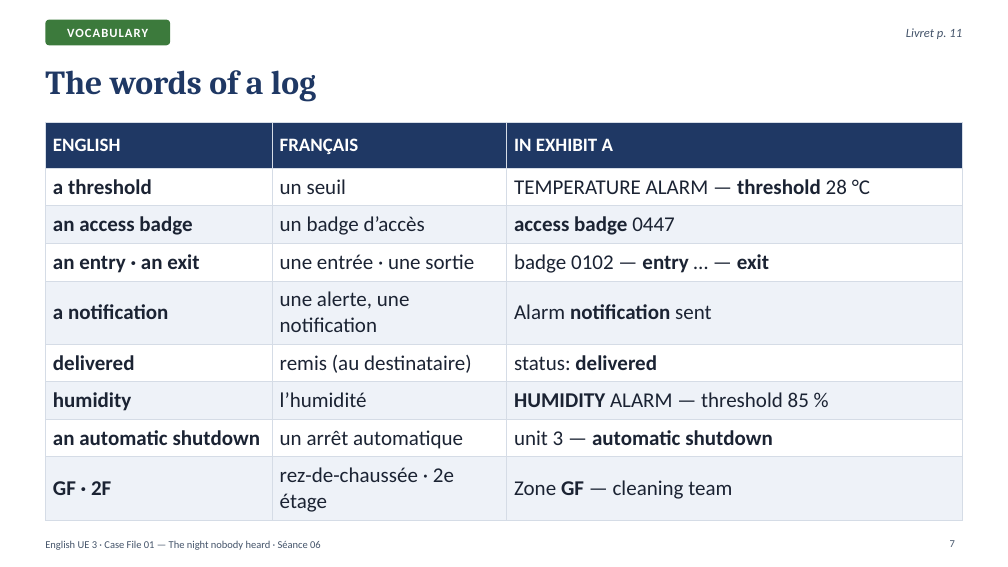
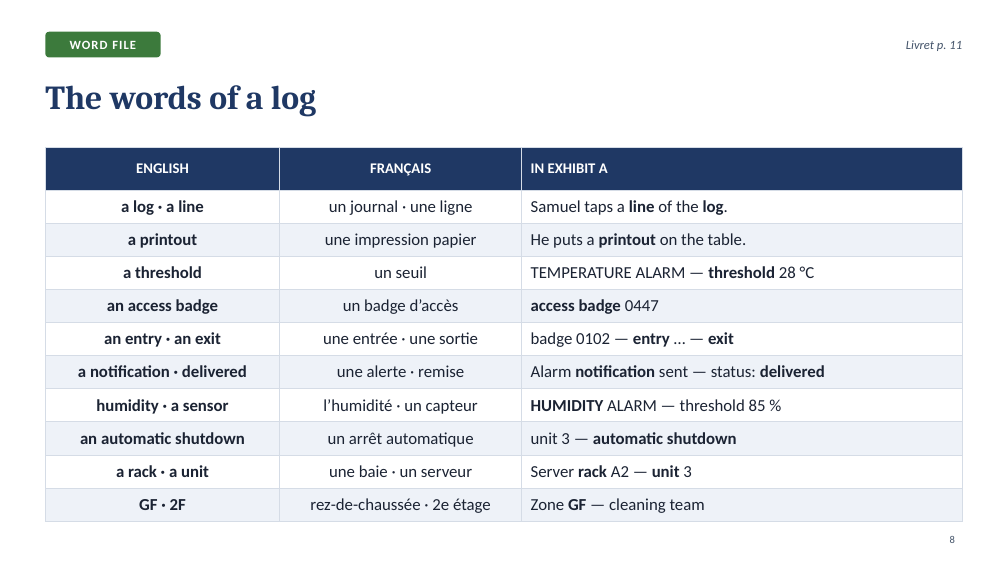
Before and after one commit to ajouniaux/talenleren, a slide deck: slide 8 of powerpoints/Seance_06_Scene3_The_log.pptx (slide 7 before the commit). Drawn at 1008x567 pixels with LibreOffice and Linux fonts; fonts in the diff are those of the drawing. Boxes give left, top, right and bottom in pixels: in the first picture for what was removed or moved away, otherwise in the second. Text is boxed around its words. In the diff, an @@ line names an element or a change of style, - is before the commit and + after.

```diff
--- a/powerpoints/Seance_06_Scene3_The_log.pptx
+++ b/powerpoints/Seance_06_Scene3_The_log.pptx
@@ rounded rectangle removed at box(45, 20, 170, 45) @@
-VOCABULARY
@@ rounded rectangle added at box(45, 32, 160, 57), fill #3C7A3C, 12 pt, text #FFFFFF, bold @@
+WORD FILE
@@ text "Livret p. 11": place and size @@
-text "Livret p. 11" at box(906, 28, 962, 39)
+text "Livret p. 11" at box(906, 40, 962, 51)
@@ title "The words of a log": place and size @@
-title "The words of a log" at box(45, 70, 316, 102)
+title "The words of a log" at box(45, 85, 316, 117)
@@ table at box(45, 147, 963, 517) @@
+row 2: a log · a line | un journal · une ligne | Samuel taps a line of the log.
+row 3: a printout | une impression papier | He puts a printout on the table.
-row 5: a notification | une alerte, une notification | Alarm notification sent
-row 6: delivered | remis (au destinataire) | status: delivered
-row 7: humidity | l’humidité | HUMIDITY ALARM — threshold 85 %
+row 7: a notification · delivered | une alerte · remise | Alarm notification sent — status: delivered
+row 8: humidity · a sensor | l’humidité · un capteur | HUMIDITY ALARM — threshold 85 %
+row 10: a rack · a unit | une baie · un serveur | Server rack A2 — unit 3
@@ table: place and size @@
-table at box(45, 123, 963, 516)
+table at box(45, 147, 963, 517)
@@ page number added at box(950, 536, 955, 543), 10 pt, text #44546A @@
+8
@@ text removed at box(45, 540, 321, 550) @@
-English UE 3 · Case File 01 — The night nobody heard · Séance 06
@@ page number removed at box(950, 540, 955, 547) @@
-7
```
Also in this commit, not shown: 19 other slides changed, 9 slides added, 2 slides removed, 10 other files.
